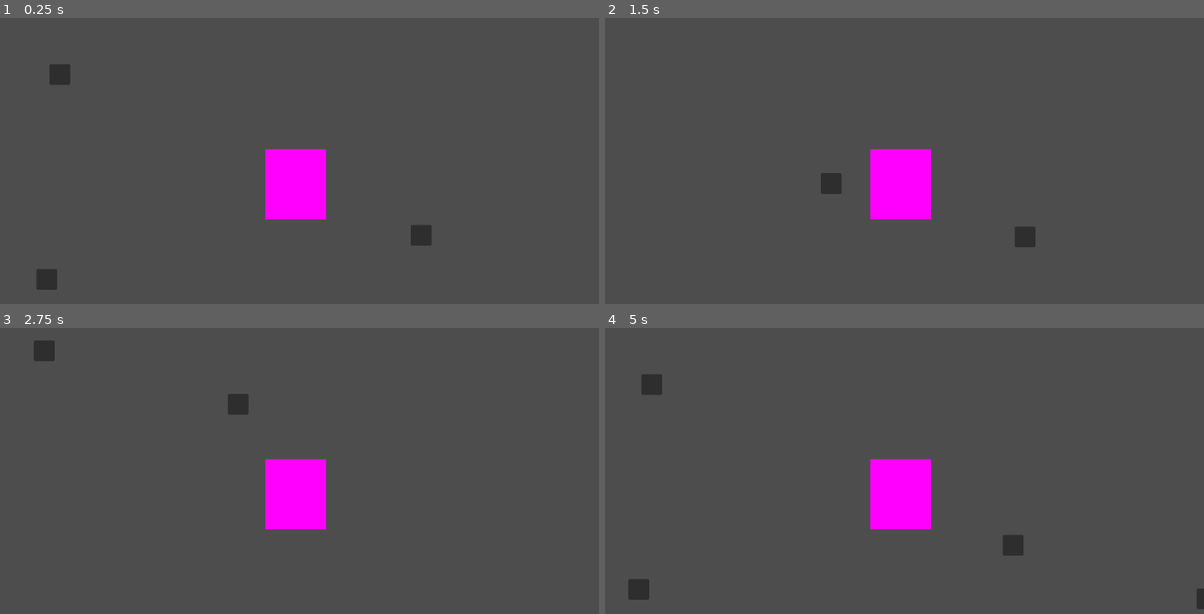
Above: before the commit, frames 1-4 (two rows, left to right).
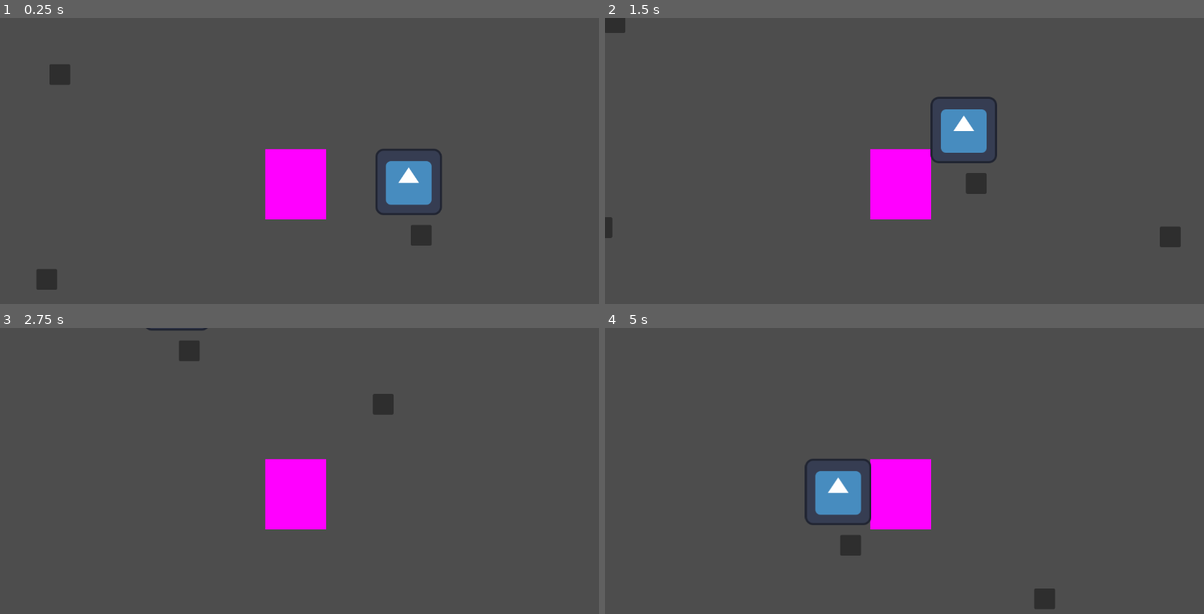
Above: after the commit, the same moments.

Repository: ThermobladeStudios/BambooBytes
Game: Godot game, scene res://world_map.tscn
Same seed, same stepped clock (60 frames per second), same inputs: the game is played once before the commit and once after it. The engine's default icon, where the game draws it, is replaced by a stand-in: a white triangle on a blue panel in a dark square.
Inputs:
- Up to frame 1 (0.25 s): no input
- Up to frame 2 (1.5 s): tap Enter at 0.5 s; hold D (Right) 0.53-1.28 s; hold S (Down) from 1.28 s (still down)
- Up to frame 3 (2.75 s): release S (Down) at 2.03 s; hold D (Right) from 2.03 s (still down)
- Up to frame 4 (5 s): release D (Right) at 2.78 s; hold W (Up) 2.78-3.53 s; hold A (Left) from 3.53 s (still down)

The runs differ from the first frame. In frame 1, 1.5% of the frame differs, in the area x 62-74%, y 45-69%; in frame 2, 2.7%; in frame 3, 1.1%; in frame 4, 2.8%, in the area x 3-100%, y 16-99%.

Commit message:
Player Changes

Diff:
--- a/BambooBytes/Player/Player.tscn
+++ b/BambooBytes/Player/Player.tscn
@@ -9,6 +9,7 @@
 
 [node name="CharacterBody2D" type="CharacterBody2D"]
 position = Vector2(61, 22)
+motion_mode = 1
 script = ExtResource("1_27exr")
 
 [node name="CollisionShape2D" type="CollisionShape2D" parent="."]
--- /dev/null
+++ b/BambooBytes/World Objects/bamboo.tscn
@@ -0,0 +1,17 @@
+[gd_scene load_steps=3 format=3 uid="uid://de42f5ojp3ke0"]
+
+[ext_resource type="Texture2D" uid="uid://lv573eiicqpt" path="res://icon.svg" id="1_4pjnd"]
+
+[sub_resource type="RectangleShape2D" id="RectangleShape2D_mbx12"]
+size = Vector2(127, 127)
+
+[node name="Bamboo" type="StaticBody2D"]
+position = Vector2(22, 11)
+
+[node name="CollisionShape2D" type="CollisionShape2D" parent="."]
+position = Vector2(62.5, 3.5)
+shape = SubResource("RectangleShape2D_mbx12")
+
+[node name="Sprite2D" type="Sprite2D" parent="."]
+position = Vector2(63, 4)
+texture = ExtResource("1_4pjnd")
--- a/BambooBytes/world_map.tscn
+++ b/BambooBytes/world_map.tscn
@@ -1,7 +1,8 @@
-[gd_scene load_steps=3 format=3 uid="uid://mnn5g6w357kh"]
+[gd_scene load_steps=4 format=3 uid="uid://mnn5g6w357kh"]
 
 [ext_resource type="PackedScene" uid="uid://nie7s6lxy6mj" path="res://Player/Player.tscn" id="1_jf1yx"]
 [ext_resource type="AudioStream" uid="uid://cxic7tjfpwcht" path="res://Assets/Music/onlymp3.to-Zelda-_-Chill-_-Minuet-of-Forest-_Mikel-Lofi-Remix_-2LKLzLZfCWg-256k-1656789788888.ogg" id="2_avsyx"]
+[ext_resource type="PackedScene" uid="uid://de42f5ojp3ke0" path="res://World Objects/bamboo.tscn" id="3_lclw5"]
 
 [node name="World Map" type="Node2D"]
 
@@ -42,3 +43,9 @@
 stream = ExtResource("2_avsyx")
 autoplay = true
 mix_target = 2
+
+[node name="Testing Collision" type="Node2D" parent="."]
+position = Vector2(256, 95)
+
+[node name="Bamboo" parent="Testing Collision" instance=ExtResource("3_lclw5")]
+position = Vector2(0, 0)
